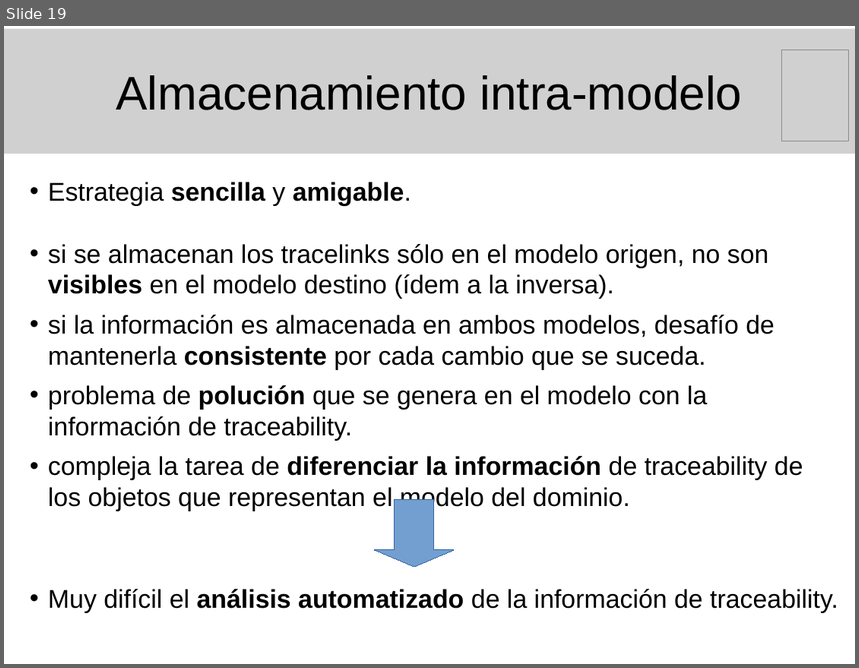
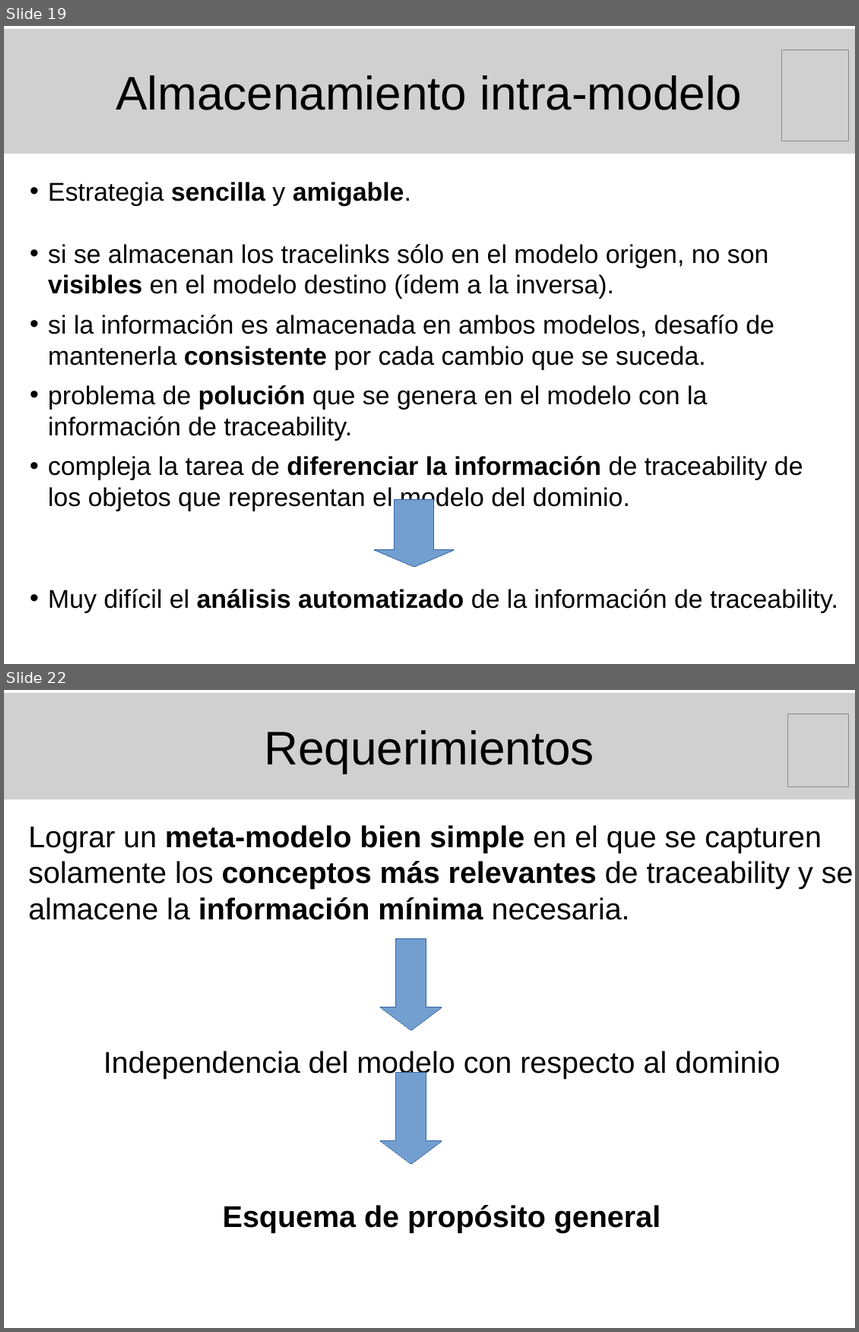
Before and after one commit to marianogili/TraceabilityEditor, a slide deck: Presentacion/PresentacionGili.odp. Shown one above the other, each under a label of ours: slide 19 before the commit, slides 19 and 22 after it; the slides between them are not shown. The pictures are 859x668 and 859x1332 pixels, drawn with LibreOffice and Linux fonts; fonts in the diff are those of the drawing; grey boxes stand for pictures. Boxes give left, top, right and bottom in pixels: in the first picture for what was removed or moved away, otherwise in the second. Text is boxed around its words. In the diff, an @@ line names an element or a change of style, - is before the commit and + after.

Commit message:
Presentación de la tesis:  - Tería de traceability -> Estrategia de almacenamiento externo.  - Manos a la obra -> Requerimientos

```diff
--- a/Presentacion/PresentacionGili.odp
+++ b/Presentacion/PresentacionGili.odp
@@ slide 22 added at <box>4,690,855,1328</box>, background #FFFFFF @@
@@ picture added at <box>4,693,855,799</box>, 44 pt, text #000000 @@
+Requerimientos
@@ picture added at <box>789,714,850,787</box> @@
@@ text added at <box>28,825,854,1233</box>, 28 pt, text #000000 @@
+Lograr un meta-modelo bien simple en el que se capturen solamente los conceptos más relevantes de traceability y se almacene la información mínima necesaria.
+Independencia del modelo con respecto al dominio
+Esquema de propósito general
@@ down arrow added at <box>381,939,442,1030</box>, fill #729FCF, outline #3465A4 0 pt @@
@@ down arrow added at <box>381,1073,442,1164</box>, fill #729FCF, outline #3465A4 0 pt @@
```
Also in this commit, not shown: 3 other slides added.
